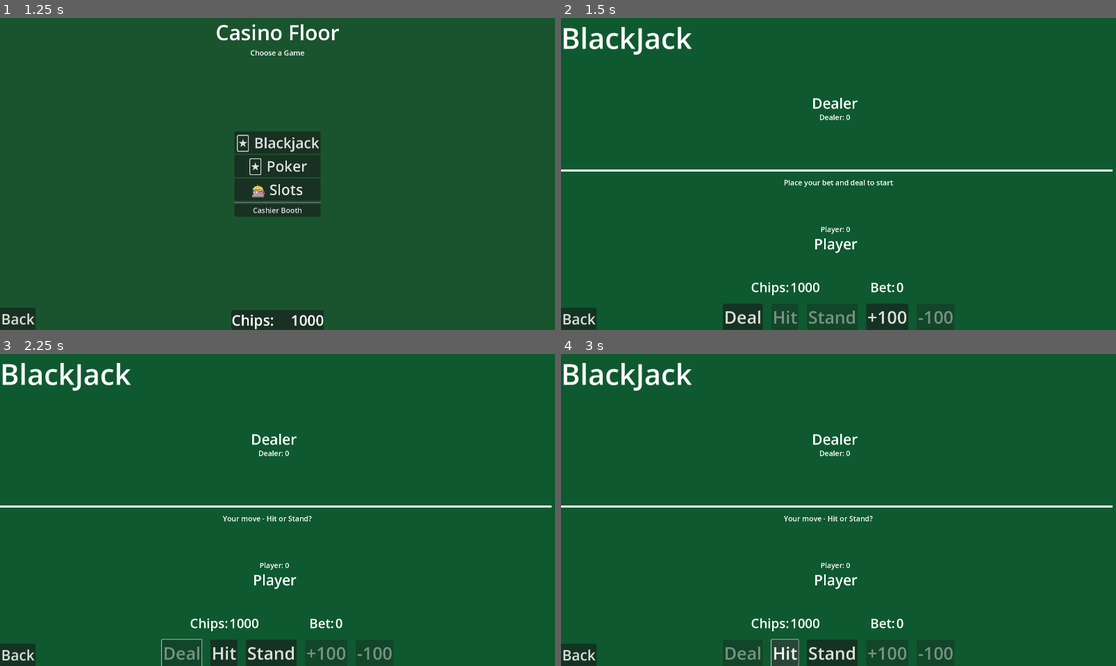
Above: before the commit, frames 1-4 (two rows, left to right).
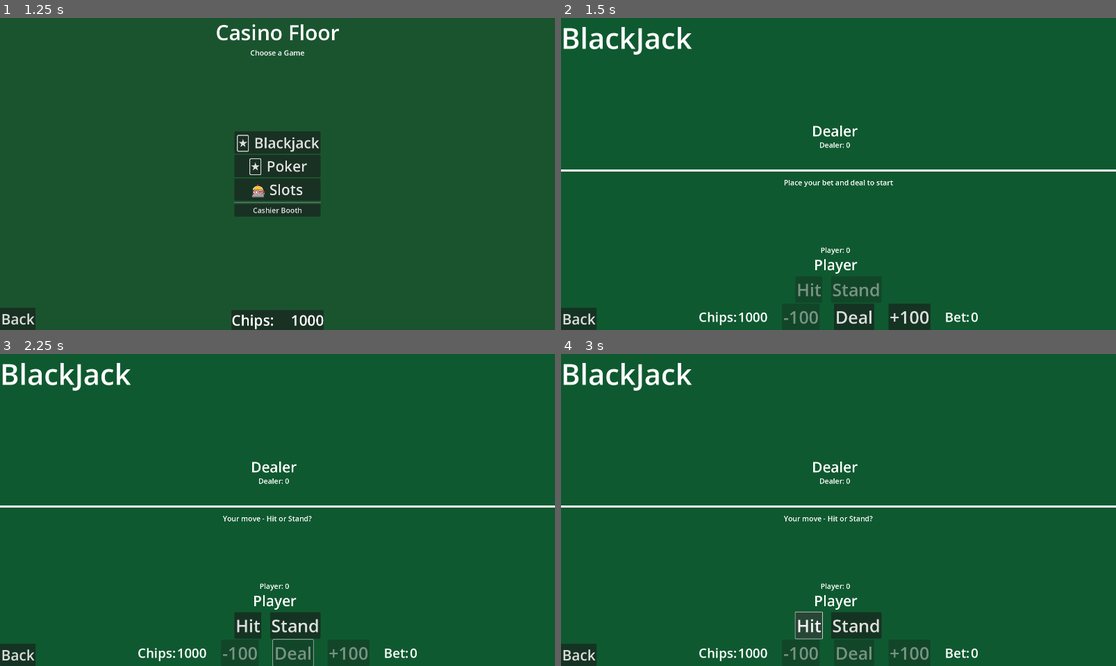
Above: after the commit, the same moments.

Repository: InadequateUsername/Ante-Up
Game: Godot game, scene res://Scenes/TitleScreen/title_screen.tscn
Same seed, same stepped clock (60 frames per second), same inputs: the game is played once before the commit and once after it.
Inputs:
- Up to frame 1 (1.25 s): click "New Game" at 0.5 s
- Up to frame 2 (1.5 s): click "🃏 Blackjack" at 1.25 s
- Up to frame 3 (2.25 s): click "Deal" at 2 s
- Up to frame 4 (3 s): click "Hit" at 2.75 s

Frame 1 is identical in both runs. In frame 2, 2.9% of the frame differs, in the area x 24-100%, y 25-100%; in frame 3, 3.4%; in frame 4, 3.4%.

Commit message:
Minor Tweaks

Diff:
--- a/Scenes/Games/Blackjack/blackjack.gd
+++ b/Scenes/Games/Blackjack/blackjack.gd
@@ -19,8 +19,8 @@
 @onready var player_score_label = $GameArea/PlayerArea/PlayerScoreLabel
 @onready var dealer_score_label = $GameArea/DealerArea/DealerScoreLabel
 @onready var result_label = $UI/ResultLabel
-@onready var chips_label = $UI/ChipsContainer/ChipsAmount
-@onready var bet_label = $UI/BetContainer/BetAmount
+@onready var chips_label = $UI/ButtonsContainer/BetButtonsContainer/ChipsContainer/ChipsAmount
+@onready var bet_label = $UI/ButtonsContainer/BetButtonsContainer/BetContainer/BetAmount
 
 # Game signals
 signal game_ended(result, winnings)
@@ -69,31 +69,31 @@
 # Connect all gameplay buttons
 func connect_game_buttons():
 	# Connect all gameplay buttons directly
-	var deal_button = $UI/ButtonsContainer/DealButton
+	var deal_button = $UI/ButtonsContainer/BetButtonsContainer/DealButton
 	if deal_button:
 		if deal_button.is_connected("pressed", Callable(self, "_on_deal_button_pressed")):
 			deal_button.disconnect("pressed", Callable(self, "_on_deal_button_pressed"))
 		deal_button.connect("pressed", _on_deal_button_pressed)
 
-	var hit_button = $UI/ButtonsContainer/HitButton
+	var hit_button = $UI/ButtonsContainer/GameButtonsContainer/HitButton
 	if hit_button:
 		if hit_button.is_connected("pressed", Callable(self, "_on_hit_button_pressed")):
 			hit_button.disconnect("pressed", Callable(self, "_on_hit_button_pressed"))
 		hit_button.connect("pressed", _on_hit_button_pressed)
 
-	var stand_button = $UI/ButtonsContainer/StandButton
+	var stand_button = $UI/ButtonsContainer/GameButtonsContainer/StandButton
 	if stand_button:
 		if stand_button.is_connected("pressed", Callable(self, "_on_stand_button_pressed")):
 			stand_button.disconnect("pressed", Callable(self, "_on_stand_button_pressed"))
 		stand_button.connect("pressed", _on_stand_button_pressed)
 
-	var bet_increase_button = $UI/ButtonsContainer/BetIncreaseButton
+	var bet_increase_button = $UI/ButtonsContainer/BetButtonsContainer/BetIncreaseButton
 	if bet_increase_button:
 		if bet_increase_button.is_connected("pressed", Callable(self, "_on_bet_increase_pressed")):
 			bet_increase_button.disconnect("pressed", Callable(self, "_on_bet_increase_pressed"))
 		bet_increase_button.connect("pressed", _on_bet_increase_pressed)
 
-	var bet_decrease_button = $UI/ButtonsContainer/BetDecreaseButton
+	var bet_decrease_button = $UI/ButtonsContainer/BetButtonsContainer/BetDecreaseButton
 	if bet_decrease_button:
 		if bet_decrease_button.is_connected("pressed", Callable(self, "_on_bet_decrease_pressed")):
 			bet_decrease_button.disconnect("pressed", Callable(self, "_on_bet_decrease_pressed"))
@@ -122,16 +122,16 @@
 	update_score_display()
 
 	# Set initial button states
-	if has_node("UI/ButtonsContainer/HitButton"):
-		get_node("UI/ButtonsContainer/HitButton").disabled = true
-	if has_node("UI/ButtonsContainer/StandButton"):
-		get_node("UI/ButtonsContainer/StandButton").disabled = true
-	if has_node("UI/ButtonsContainer/DealButton"):
-		get_node("UI/ButtonsContainer/DealButton").disabled = false
-	if has_node("UI/ButtonsContainer/BetIncreaseButton"):
-		get_node("UI/ButtonsContainer/BetIncreaseButton").disabled = false
-	if has_node("UI/ButtonsContainer/BetDecreaseButton"):
-		get_node("UI/ButtonsContainer/BetDecreaseButton").disabled = true
+	if has_node("UI/ButtonsContainer/GameButtonsContainer/HitButton"):
+		get_node("UI/ButtonsContainer/GameButtonsContainer/HitButton").disabled = true
+	if has_node("UI/ButtonsContainer/GameButtonsContainer/StandButton"):
+		get_node("UI/ButtonsContainer/GameButtonsContainer/StandButton").disabled = true
+	if has_node("UI/ButtonsContainer/BetButtonsContainer/DealButton"):
+		get_node("UI/ButtonsContainer/BetButtonsContainer/DealButton").disabled = false
+	if has_node("UI/ButtonsContainer/BetButtonsContainer/BetIncreaseButton"):
+		get_node("UI/ButtonsContainer/BetButtonsContainer/BetIncreaseButton").disabled = false
+	if has_node("UI/ButtonsContainer/BetButtonsContainer/BetDecreaseButton"):
+		get_node("UI/ButtonsContainer/BetButtonsContainer/BetDecreaseButton").disabled = true
 
 	if result_label and is_instance_valid(result_label):
 		result_label.text = "Place your bet and deal to start"
@@ -246,10 +246,10 @@
 		current_bet += 100
 		player_chips -= 100
 		update_chips_display()
-		if has_node("UI/ButtonsContainer/BetDecreaseButton"):
-			get_node("UI/ButtonsContainer/BetDecreaseButton").disabled = false
-		if has_node("UI/ButtonsContainer/DealButton"):
-			get_node("UI/ButtonsContainer/DealButton").disabled = false
+		if has_node("UI/ButtonsContainer/BetButtonsContainer/BetDecreaseButton"):
+			get_node("UI/ButtonsContainer/BetButtonsContainer/BetDecreaseButton").disabled = false
+		if has_node("UI/ButtonsContainer/BetButtonsContainer/DealButton"):
+			get_node("UI/ButtonsContainer/BetButtonsContainer/DealButton").disabled = false
 
 func _on_bet_decrease_pressed():
 	if current_bet >= 100 and not game_in_progress:
@@ -258,10 +258,10 @@
 		update_chips_display()
 
 		if current_bet <= 0:
-			if has_node("UI/ButtonsContainer/BetDecreaseButton"):
-				get_node("UI/ButtonsContainer/BetDecreaseButton").disabled = true
-			if has_node("UI/ButtonsContainer/DealButton"):
-				get_node("UI/ButtonsContainer/DealButton").disabled = true
+			if has_node("UI/ButtonsContainer/BetButtonsContainer/BetDecreaseButton"):
+				get_node("UI/ButtonsContainer/BetButtonsContainer/BetDecreaseButton").disabled = true
+			if has_node("UI/ButtonsContainer/BetButtonsContainer/DealButton"):
+				get_node("UI/ButtonsContainer/BetButtonsContainer/DealButton").disabled = true
 
 # Start a new round
 func _on_deal_button_pressed():
@@ -294,18 +294,18 @@
 		print("Score display updated")
 
 	# Disable betting buttons during game
-	if has_node("UI/ButtonsContainer/BetIncreaseButton"):
-		get_node("UI/ButtonsContainer/BetIncreaseButton").disabled = true
-	if has_node("UI/ButtonsContainer/BetDecreaseButton"):
-		get_node("UI/ButtonsContainer/BetDecreaseButton").disabled = true
-	if has_node("UI/ButtonsContainer/DealButton"):
-		get_node("UI/ButtonsContainer/DealButton").disabled = true
+	if has_node("UI/ButtonsContainer/BetButtonsContainer/BetIncreaseButton"):
+		get_node("UI/ButtonsContainer/BetButtonsContainer/BetIncreaseButton").disabled = true
+	if has_node("UI/ButtonsContainer/BetButtonsContainer/BetDecreaseButton"):
+		get_node("UI/ButtonsContainer/BetButtonsContainer/BetDecreaseButton").disabled = true
+	if has_node("UI/ButtonsContainer/BetButtonsContainer/DealButton"):
+		get_node("UI/ButtonsContainer/BetButtonsContainer/DealButton").disabled = true
 
 	# Enable game action buttons
-	if has_node("UI/ButtonsContainer/HitButton"):
-		get_node("UI/ButtonsContainer/HitButton").disabled = false
-	if has_node("UI/ButtonsContainer/StandButton"):
-		get_node("UI/ButtonsContainer/StandButton").disabled = false
+	if has_node("UI/ButtonsContainer/GameButtonsContainer/HitButton"):
+		get_node("UI/ButtonsContainer/GameButtonsContainer/HitButton").disabled = false
+	if has_node("UI/ButtonsContainer/GameButtonsContainer/StandButton"):
+		get_node("UI/ButtonsContainer/GameButtonsContainer/StandButton").disabled = false
 
 	if result_label and is_instance_valid(result_label):
 		result_label.text = "Your move - Hit or Stand?"
@@ -425,14 +425,14 @@
 		result_label.text = message
 
 	# Reset buttons for next round
-	if has_node("UI/ButtonsContainer/HitButton"):
-		get_node("UI/ButtonsContainer/HitButton").disabled = true
-	if has_node("UI/ButtonsContainer/StandButton"):
-		get_node("UI/ButtonsContainer/StandButton").disabled = true
-	if has_node("UI/ButtonsContainer/DealButton"):
-		get_node("UI/ButtonsContainer/DealButton").disabled = false
-	if has_node("UI/ButtonsContainer/BetIncreaseButton"):
-		get_node("UI/ButtonsContainer/BetIncreaseButton").disabled = false
+	if has_node("UI/ButtonsContainer/GameButtonsContainer/HitButton"):
+		get_node("UI/ButtonsContainer/GameButtonsContainer/HitButton").disabled = true
+	if has_node("UI/ButtonsContainer/GameButtonsContainer/StandButton"):
+		get_node("UI/ButtonsContainer/GameButtonsContainer/StandButton").disabled = true
+	if has_node("UI/ButtonsContainer/BetButtonsContainer/DealButton"):
+		get_node("UI/ButtonsContainer/BetButtonsContainer/DealButton").disabled = false
+	if has_node("UI/ButtonsContainer/BetButtonsContainer/BetIncreaseButton"):
+		get_node("UI/ButtonsContainer/BetButtonsContainer/BetIncreaseButton").disabled = false
 
 	# Emit game ended signal
 	emit_signal("game_ended", result, winnings)
--- a/Scenes/Games/Blackjack/blackjack.tscn
+++ b/Scenes/Games/Blackjack/blackjack.tscn
@@ -33,9 +33,9 @@
 anchor_right = 0.5
 anchor_bottom = 0.5
 offset_left = -80.0
-offset_top = 52.0
+offset_top = 148.0
 offset_right = 79.0
-offset_bottom = 121.0
+offset_bottom = 217.0
 grow_horizontal = 2
 grow_vertical = 2
 theme_override_font_sizes/font_size = 50
@@ -51,9 +51,9 @@
 anchor_right = 0.5
 anchor_bottom = 0.5
 offset_left = -54.0
-offset_top = 118.0
+offset_top = 214.0
 offset_right = 53.0
-offset_bottom = 153.0
+offset_bottom = 249.0
 grow_horizontal = 2
 grow_vertical = 2
 theme_override_font_sizes/font_size = 25
@@ -67,13 +67,13 @@
 anchor_bottom = 0.5
 offset_left = -960.0
 offset_top = -4.0
-offset_right = 960.0
+offset_right = 973.0
 offset_bottom = 4.0
 grow_horizontal = 2
 grow_vertical = 2
 
 [node name="PlayerArea" type="Node2D" parent="GameArea"]
-position = Vector2(0, 320)
+position = Vector2(0, 392)
 
 [node name="PlayerLabel" type="Label" parent="GameArea/PlayerArea"]
 offset_left = -73.0
@@ -84,7 +84,7 @@
 text = "Player"
 
 [node name="PlayerCards" type="Node2D" parent="GameArea/PlayerArea"]
-position = Vector2(-88, 0)
+position = Vector2(-88, -298)
 
 [node name="PlayerScoreLabel" type="Label" parent="GameArea/PlayerArea"]
 offset_left = -50.0
@@ -112,97 +112,85 @@
 theme_override_font_sizes/font_size = 100
 text = "BlackJack"
 
-[node name="ChipsContainer" type="HBoxContainer" parent="UI"]
-layout_mode = 1
-anchors_preset = 8
-anchor_left = 0.5
-anchor_top = 0.5
-anchor_right = 0.5
-anchor_bottom = 0.5
-offset_left = -265.0
-offset_top = 359.5
-offset_right = -103.0
-offset_bottom = 422.5
-grow_horizontal = 2
-grow_vertical = 2
-
-[node name="ChipsLabel" type="Label" parent="UI/ChipsContainer"]
+[node name="ButtonsContainer" type="VBoxContainer" parent="UI"]
+layout_mode = 1
+anchors_preset = 7
+anchor_left = 0.5
+anchor_top = 1.0
+anchor_right = 0.5
+anchor_bottom = 1.0
+offset_left = -233.0
+offset_top = -186.0
+offset_right = 233.0
+grow_horizontal = 2
+grow_vertical = 0
+alignment = 1
+
+[node name="GameButtonsContainer" type="HBoxContainer" parent="UI/ButtonsContainer"]
+layout_mode = 2
+theme_override_constants/separation = 30
+alignment = 1
+
+[node name="HitButton" type="Button" parent="UI/ButtonsContainer/GameButtonsContainer"]
+layout_mode = 2
+theme_override_constants/line_spacing = 0
+theme_override_font_sizes/font_size = 60
+text = "Hit"
+
+[node name="StandButton" type="Button" parent="UI/ButtonsContainer/GameButtonsContainer"]
+layout_mode = 2
+theme_override_constants/line_spacing = 0
+theme_override_font_sizes/font_size = 60
+text = "Stand"
+
+[node name="BetButtonsContainer" type="HBoxContainer" parent="UI/ButtonsContainer"]
+layout_mode = 2
+theme_override_constants/separation = 50
+alignment = 1
+
+[node name="ChipsContainer" type="HBoxContainer" parent="UI/ButtonsContainer/BetButtonsContainer"]
+layout_mode = 2
+
+[node name="ChipsLabel" type="Label" parent="UI/ButtonsContainer/BetButtonsContainer/ChipsContainer"]
 layout_mode = 2
 theme_override_font_sizes/font_size = 45
 text = "Chips:"
 
-[node name="ChipsAmount" type="Label" parent="UI/ChipsContainer"]
+[node name="ChipsAmount" type="Label" parent="UI/ButtonsContainer/BetButtonsContainer/ChipsContainer"]
 layout_mode = 2
 theme_override_font_sizes/font_size = 45
 text = "0"
 
-[node name="BetContainer" type="HBoxContainer" parent="UI"]
-layout_mode = 1
-anchors_preset = 8
-anchor_left = 0.5
-anchor_top = 0.5
-anchor_right = 0.5
-anchor_bottom = 0.5
-offset_left = 110.0
-offset_top = 359.5
-offset_right = 226.0
-offset_bottom = 422.5
-grow_horizontal = 2
-grow_vertical = 2
-
-[node name="BetLabel" type="Label" parent="UI/BetContainer"]
+[node name="BetDecreaseButton" type="Button" parent="UI/ButtonsContainer/BetButtonsContainer"]
+layout_mode = 2
+theme_override_constants/line_spacing = 0
+theme_override_font_sizes/font_size = 60
+text = "-100"
+
+[node name="DealButton" type="Button" parent="UI/ButtonsContainer/BetButtonsContainer"]
+layout_mode = 2
+theme_override_constants/line_spacing = 0
+theme_override_font_sizes/font_size = 60
+text = "Deal"
+
+[node name="BetIncreaseButton" type="Button" parent="UI/ButtonsContainer/BetButtonsContainer"]
+layout_mode = 2
+theme_override_constants/line_spacing = 0
+theme_override_font_sizes/font_size = 60
+text = "+100"
+
+[node name="BetContainer" type="HBoxContainer" parent="UI/ButtonsContainer/BetButtonsContainer"]
+layout_mode = 2
+
+[node name="BetLabel" type="Label" parent="UI/ButtonsContainer/BetButtonsContainer/BetContainer"]
 layout_mode = 2
 theme_override_font_sizes/font_size = 45
 text = "Bet:"
 
-[node name="BetAmount" type="Label" parent="UI/BetContainer"]
+[node name="BetAmount" type="Label" parent="UI/ButtonsContainer/BetButtonsContainer/BetContainer"]
 layout_mode = 2
 theme_override_font_sizes/font_size = 45
 text = "0"
-
-[node name="ButtonsContainer" type="HBoxContainer" parent="UI"]
-layout_mode = 1
-anchors_preset = 7
-anchor_left = 0.5
-anchor_top = 1.0
-anchor_right = 0.5
-anchor_bottom = 1.0
-offset_left = -114.5
-offset_top = -31.0
-offset_right = 114.5
-grow_horizontal = 2
-grow_vertical = 0
-theme_override_constants/separation = 30
-
-[node name="DealButton" type="Button" parent="UI/ButtonsContainer"]
-layout_mode = 2
-theme_override_constants/line_spacing = 0
-theme_override_font_sizes/font_size = 60
-text = "Deal"
-
-[node name="HitButton" type="Button" parent="UI/ButtonsContainer"]
-layout_mode = 2
-theme_override_constants/line_spacing = 0
-theme_override_font_sizes/font_size = 60
-text = "Hit"
-
-[node name="StandButton" type="Button" parent="UI/ButtonsContainer"]
-layout_mode = 2
-theme_override_constants/line_spacing = 0
-theme_override_font_sizes/font_size = 60
-text = "Stand"
-
-[node name="BetIncreaseButton" type="Button" parent="UI/ButtonsContainer"]
-layout_mode = 2
-theme_override_constants/line_spacing = 0
-theme_override_font_sizes/font_size = 60
-text = "+100"
-
-[node name="BetDecreaseButton" type="Button" parent="UI/ButtonsContainer"]
-layout_mode = 2
-theme_override_constants/line_spacing = 0
-theme_override_font_sizes/font_size = 60
-text = "-100"
 
 [node name="ResultLabel" type="Label" parent="UI"]
 layout_mode = 1
--- a/Scripts/SaveManager/confirm_dialog.gd
+++ b/Scripts/SaveManager/confirm_dialog.gd
@@ -1,5 +1,4 @@
 extends ConfirmationDialog
-
 # A simple confirmation dialog for the save system
 # Create a new scene with a ConfirmationDialog and attach this script
 
